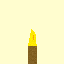
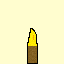
Before/after of a 64x64 layered artwork. What changed in the layer stack:
painted on "Layer 1" over [27, 28, 38, 64]
